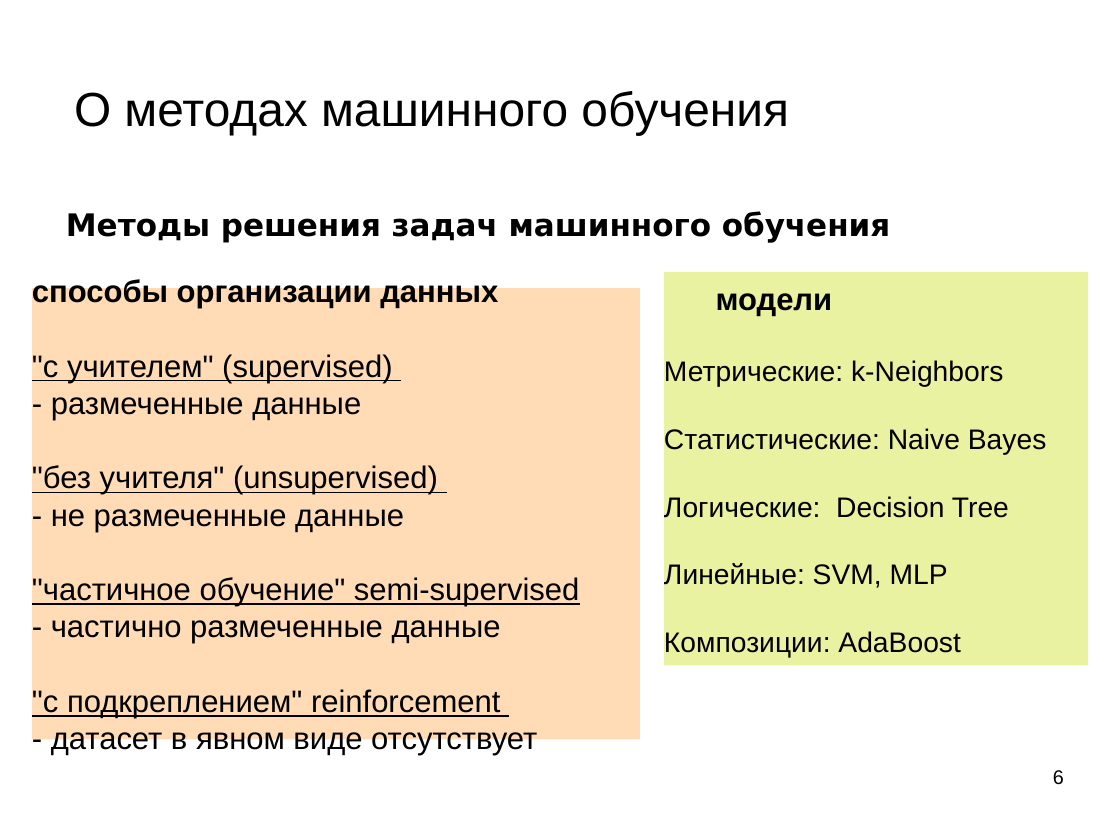
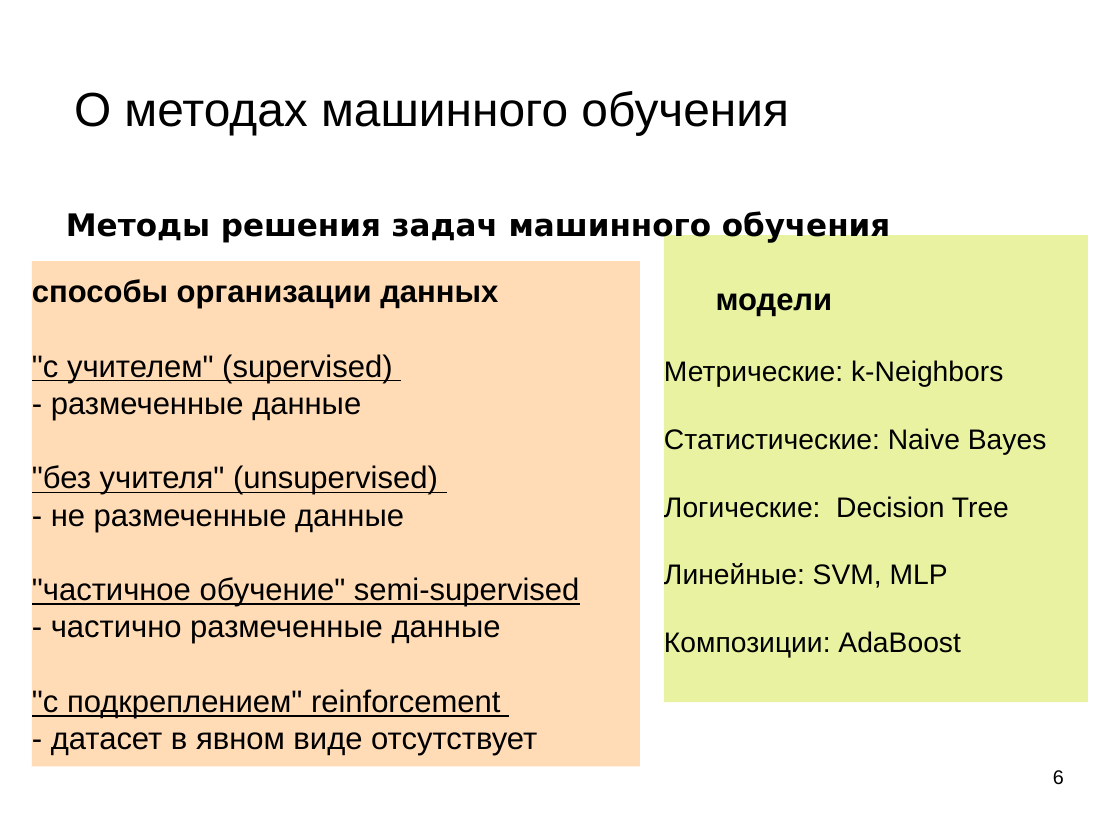
Before and after one commit to mechanoid5/ml_lectorium_2025_I, a slide deck: slide 6 of 03-ml-basic.odp. Drawn at 1120x840 pixels with LibreOffice and Linux fonts; fonts in the diff are those of the drawing; background and template pictures are left out. Boxes give left, top, right and bottom in pixels: in the first picture for what was removed or moved away, otherwise in the second. Text is boxed around its words. In the diff, an @@ line names an element or a change of style, - is before the commit and + after.

```diff
--- a/03-ml-basic.odp
+++ b/03-ml-basic.odp
@@ subtitle "модели" resized from (x1=665, y1=272, x2=1088, y2=666) to (x1=665, y1=235, x2=1088, y2=702) @@
@@ rectangle "способы организации данных" resized from (x1=32, y1=289, x2=639, y2=740) to (x1=32, y1=261, x2=639, y2=767) @@
```
Also in this commit, not shown: 3 other slides changed, 2 other files.
